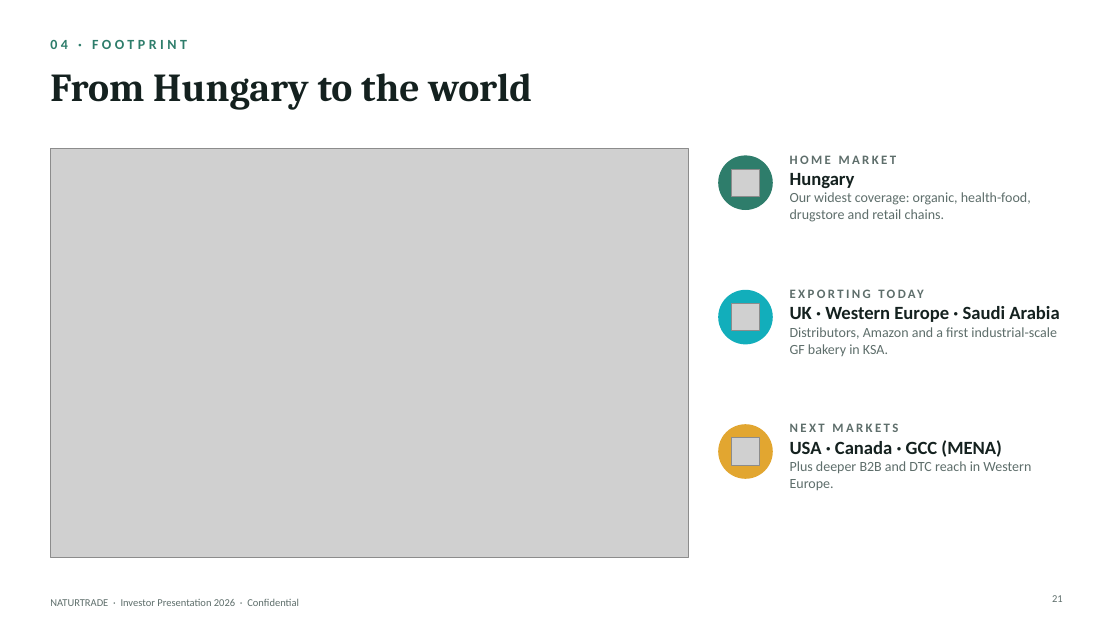
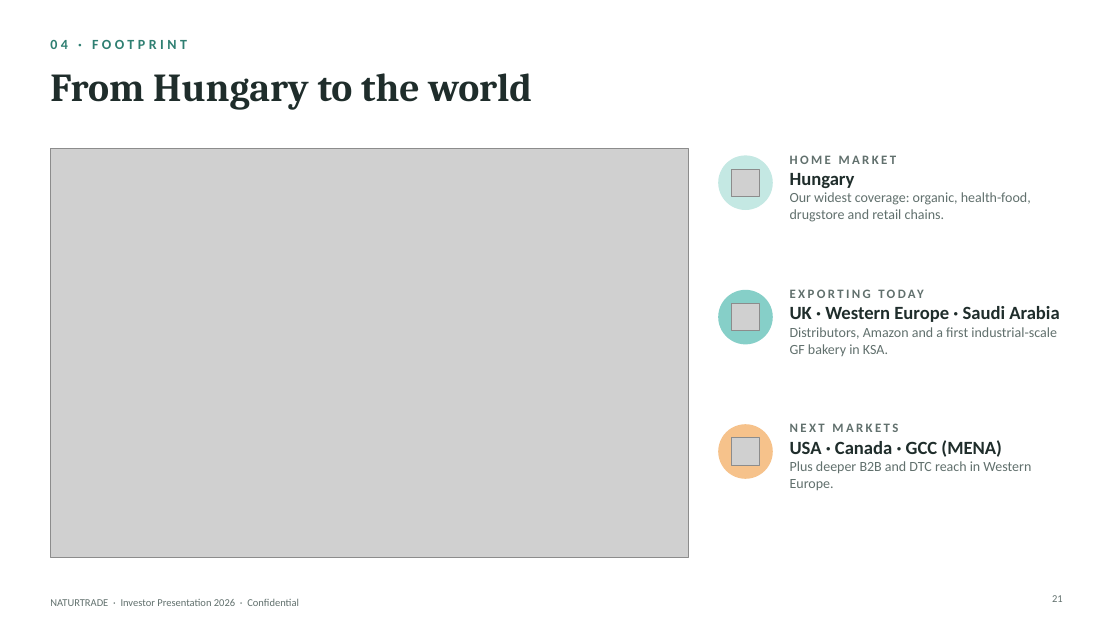
Before and after one commit to vehamiki/testrep1, a slide deck: slide 21 of investor-pitch/Naturtrade_Investor_Pitch_2026_EN.pptx. Drawn at 1120x630 pixels with LibreOffice and Linux fonts; fonts in the diff are those of the drawing; grey boxes stand for pictures. Boxes give left, top, right and bottom in pixels: in the first picture for what was removed or moved away, otherwise in the second. Text is boxed around its words. In the diff, an @@ line names an element or a change of style, - is before the commit and + after.

```diff
--- a/investor-pitch/Naturtrade_Investor_Pitch_2026_EN.pptx
+++ b/investor-pitch/Naturtrade_Investor_Pitch_2026_EN.pptx
@@ ellipse at (x1=718, y1=155, x2=773, y2=210): fill #2E7D6B to #C4E8E3 @@
@@ ellipse at (x1=718, y1=290, x2=773, y2=344): fill #12AEBB to #86CFC8 @@
@@ ellipse at (x1=718, y1=424, x2=773, y2=479): fill #E2A630 to #F6C28B @@
```
Also in this commit, not shown: 31 other slides changed, 3 other files.
